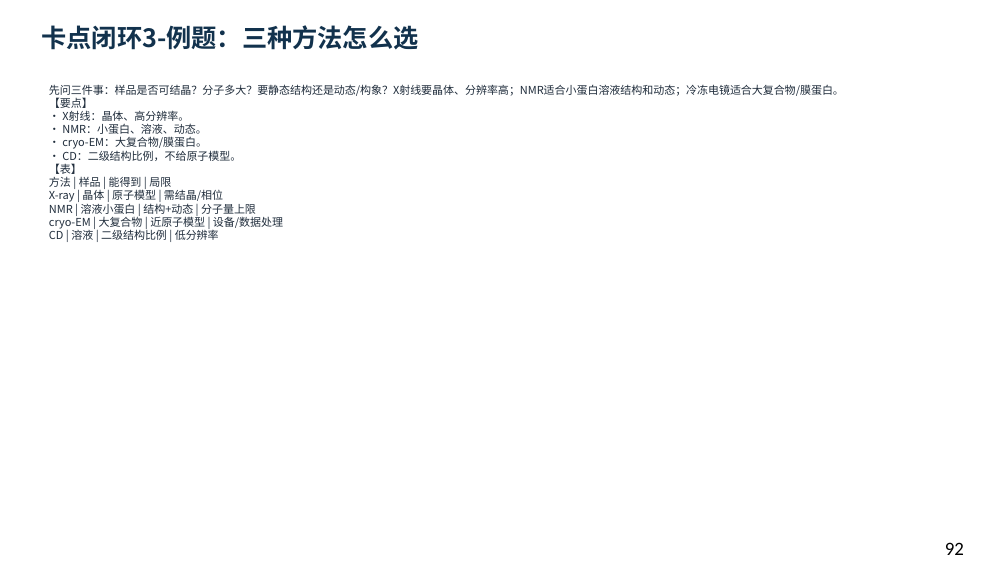
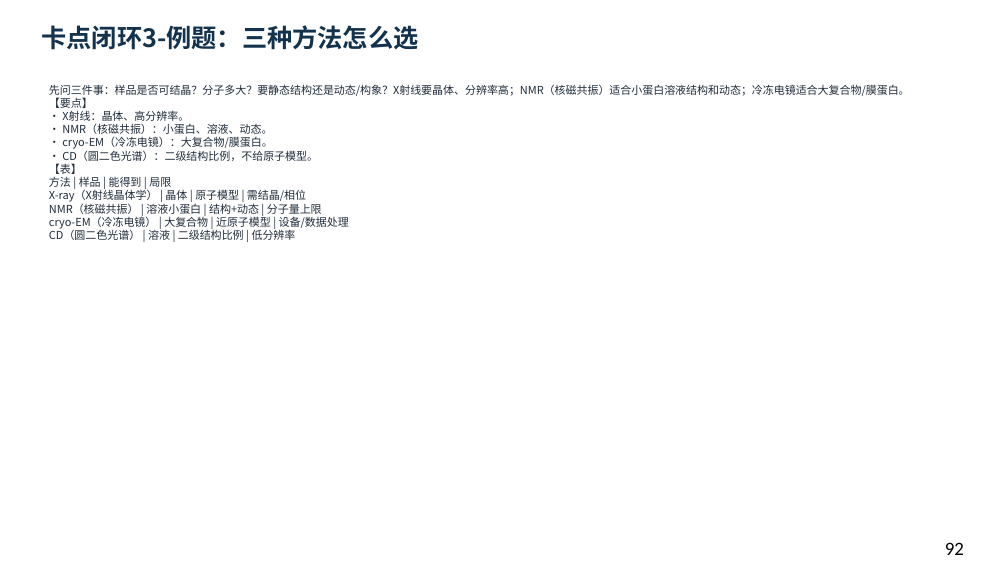
Before and after one commit to newkan-li/Biochemistry, a slide deck: slide 92 of downloads/bc03-ai-style.pptx. Drawn at 1008x567 pixels with LibreOffice and Linux fonts; fonts in the diff are those of the drawing. Boxes give left, top, right and bottom in pixels: in the first picture for what was removed or moved away, otherwise in the second. Text is boxed around its words. In the diff, an @@ line names an element or a change of style, - is before the commit and + after.

```diff
--- a/downloads/bc03-ai-style.pptx
+++ b/downloads/bc03-ai-style.pptx
@@ text at [49, 84, 910, 240]: text changed @@
-先问三件事：样品是否可结晶？分子多大？要静态结构还是动态/构象？X射线要晶体、分辨率高；NMR适合小蛋白溶液结构和动态；冷冻电镜适合大复合物/膜蛋白。
-【要点】
-• X射线：晶体、高分辨率。
-• NMR：小蛋白、溶液、动态。
-• cryo-EM：大复合物/膜蛋白。
-• CD：二级结构比例，不给原子模型。
-【表】
-方法 | 样品 | 能得到 | 局限
-X-ray | 晶体 | 原子模型 | 需结晶/相位
-NMR | 溶液小蛋白 | 结构+动态 | 分子量上限
-cryo-EM | 大复合物 | 近原子模型 | 设备/数据处理
-CD | 溶液 | 二级结构比例 | 低分辨率
+先问三件事：样品是否可结晶？分子多大？要静态结构还是动态/构象？X射线要晶体、分辨率高；NMR（核磁共振）适合小蛋白溶液结构和动态；冷冻电镜适合大复合物/膜蛋白。
+【要点】
+• X射线：晶体、高分辨率。
+• NMR（核磁共振）：小蛋白、溶液、动态。
+• cryo-EM（冷冻电镜）：大复合物/膜蛋白。
+• CD（圆二色光谱）：二级结构比例，不给原子模型。
+【表】
+方法 | 样品 | 能得到 | 局限
+X-ray（X射线晶体学） | 晶体 | 原子模型 | 需结晶/相位
+NMR（核磁共振） | 溶液小蛋白 | 结构+动态 | 分子量上限
+cryo-EM（冷冻电镜） | 大复合物 | 近原子模型 | 设备/数据处理
+CD（圆二色光谱） | 溶液 | 二级结构比例 | 低分辨率
```
Also in this commit, not shown: 87 other slides changed, 3 other files.
